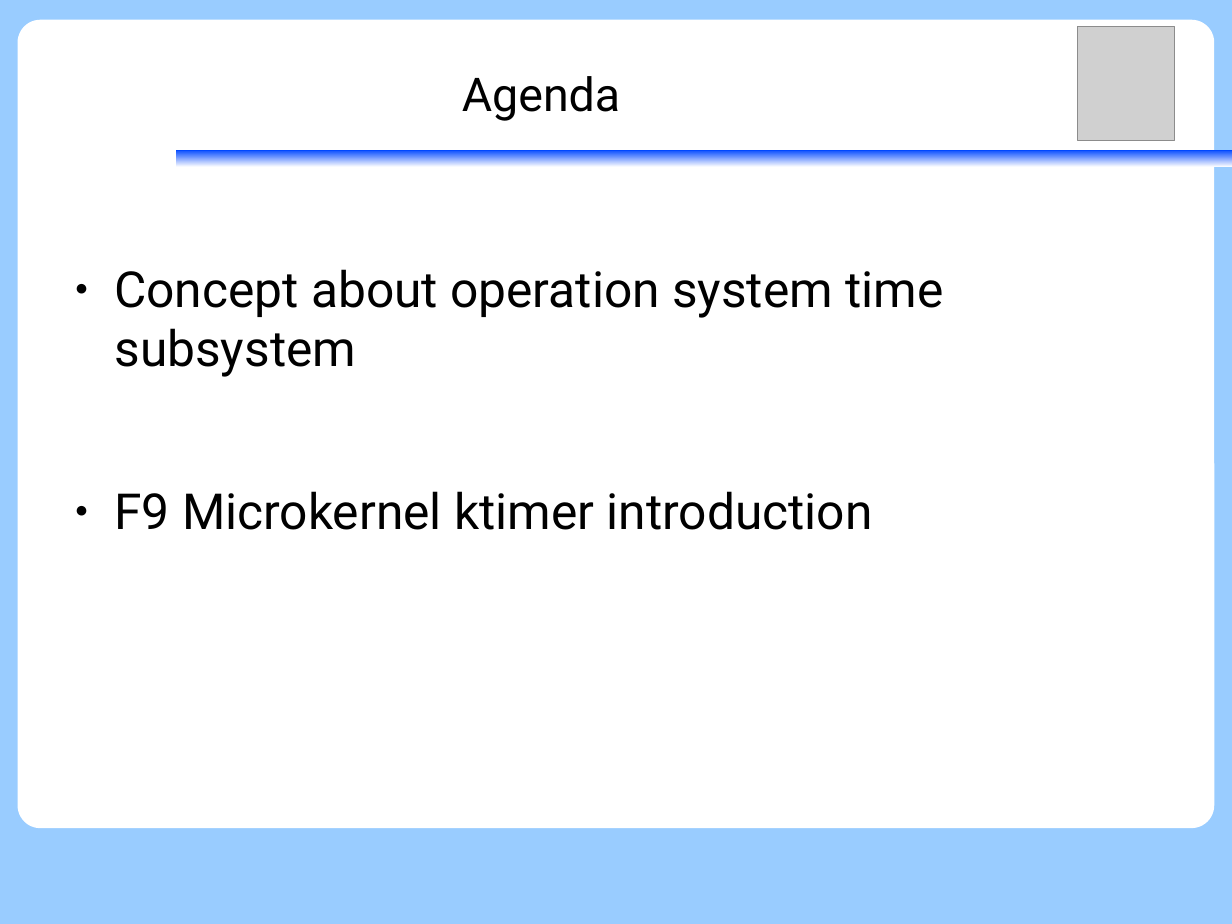
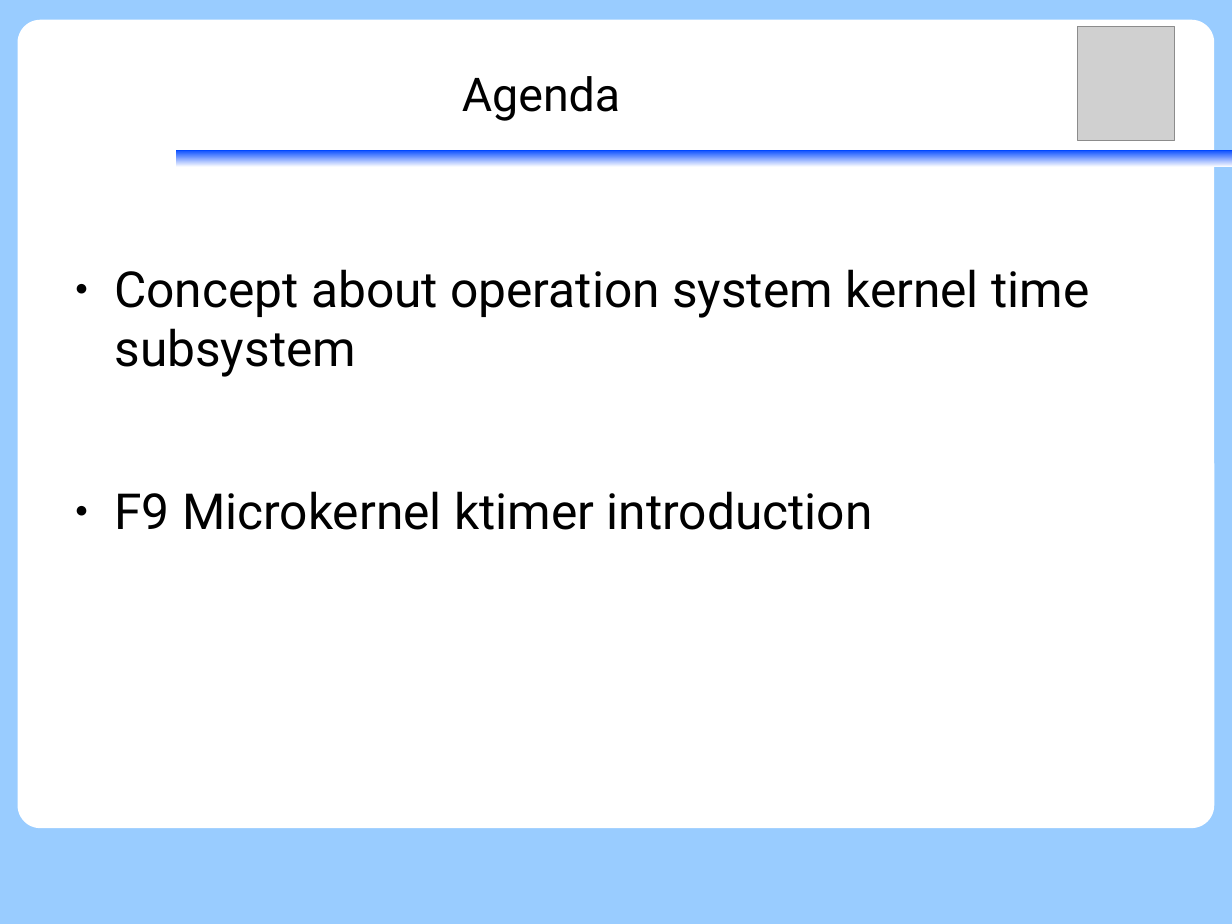
Before and after one commit to vh21/documents, a slide deck: slide 3 of ukernel/2014-01-09-f9kernel-ktimer.odp (slide 2 before the commit). Drawn at 1232x924 pixels with LibreOffice and Linux fonts; fonts in the diff are those of the drawing; grey boxes stand for pictures. Boxes give left, top, right and bottom in pixels: in the first picture for what was removed or moved away, otherwise in the second. Text is boxed around its words. In the diff, an @@ line names an element or a change of style, - is before the commit and + after.

```diff
--- a/ukernel/2014-01-09-f9kernel-ktimer.odp
+++ b/ukernel/2014-01-09-f9kernel-ktimer.odp
@@ text at [114,269,1089,377]: text changed @@
-● Concept about operation system time subsystem
+● Concept about operation system kernel time subsystem
```
Also in this commit, not shown: 10 other slides changed, 4 slides added.
